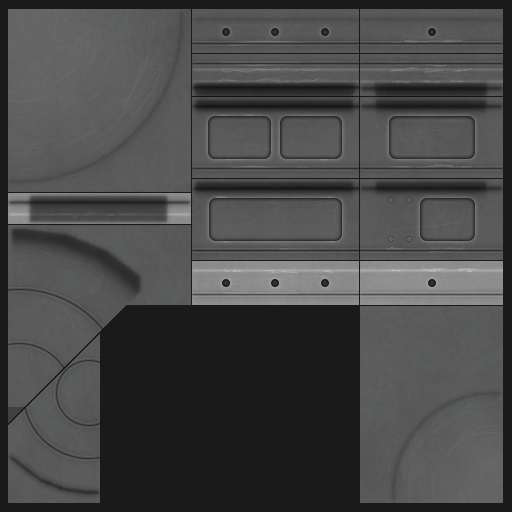
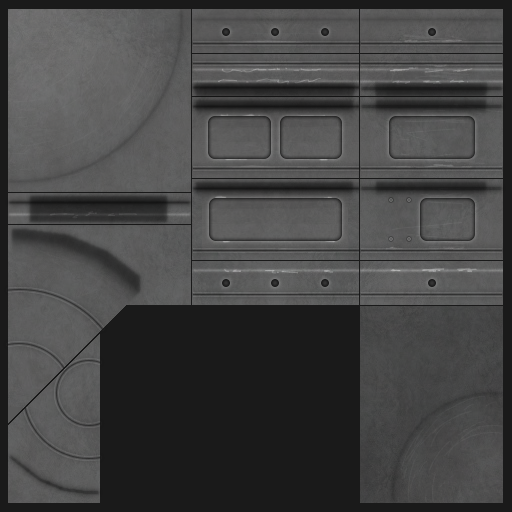
Two versions of the same layered image (512 × 512). Layer-by-layer changes:
"body high 3" (1st of 2, in "plate_s1_1"): blend normal → overlay, painted on it, unmasked it over [360, 351, 503, 503]
"body high 1" (1st of 2, in "plate_s1_1"): blend normal → overlay, painted on it, unmasked it over [360, 66, 503, 274]
"body" (1st of 4, in "plate_s1_1"): blend pass through → overlay over [23, 39, 502, 461]
painted on "body higher" (1st of 2, in "plate_s1_1" › "body"), unmasked it over [376, 39, 472, 253]
painted on "body high" (1st of 2, in "plate_s1_1" › "body"), unmasked it over [23, 41, 502, 461]
"body grime 2" (1st of 2, in "plate_s1_1"): blend normal → overlay, painted on it, unmasked it over [392, 35, 503, 502]
"body high 3" (2nd of 2, in "plate_s1p5_1"): blend normal → overlay, painted on it, unmasked it over [8, 9, 191, 192]
"body high 2" (2nd of 2, in "plate_s1p5_1"): blend normal → overlay, painted on it, unmasked it over [49, 67, 334, 274]
"body high 1" (2nd of 2, in "plate_s1p5_1"): blend normal → overlay, painted on it, unmasked it over [8, 66, 359, 274]
"body" (3rd of 4, in "plate_s1p5_1"): blend pass through → overlay over [6, 40, 359, 370]
painted on "body higher" (2nd of 2, in "plate_s1p5_1" › "body"), unmasked it over [219, 40, 315, 296]
painted on "body high" (2nd of 2, in "plate_s1p5_1" › "body"), unmasked it over [6, 41, 359, 370]
"body grime 4": blend normal → overlay, painted on it, unmasked it over [193, 99, 359, 212]
"body grime 3": blend normal → overlay, painted on it, unmasked it over [193, 140, 359, 253]
"body grime 2" (2nd of 2, in "plate_s1p5_1"): opacity 10% → 4%, blend normal → overlay, painted on it, unmasked it over [8, 9, 343, 360]
removed layer "wear" (2nd of 2, in "plate_s1p5_1") (was 20%) from group "plate_s1p5_1" over [8, 9, 359, 407]
"wear": opacity 20% → 7%, moved it out of group "plate_s1_1", painted on it over [8, 9, 503, 503]
painted on "b" over [8, 9, 503, 503]
…and 2 more changes (2 blend, 2 mask, 2 painted)
